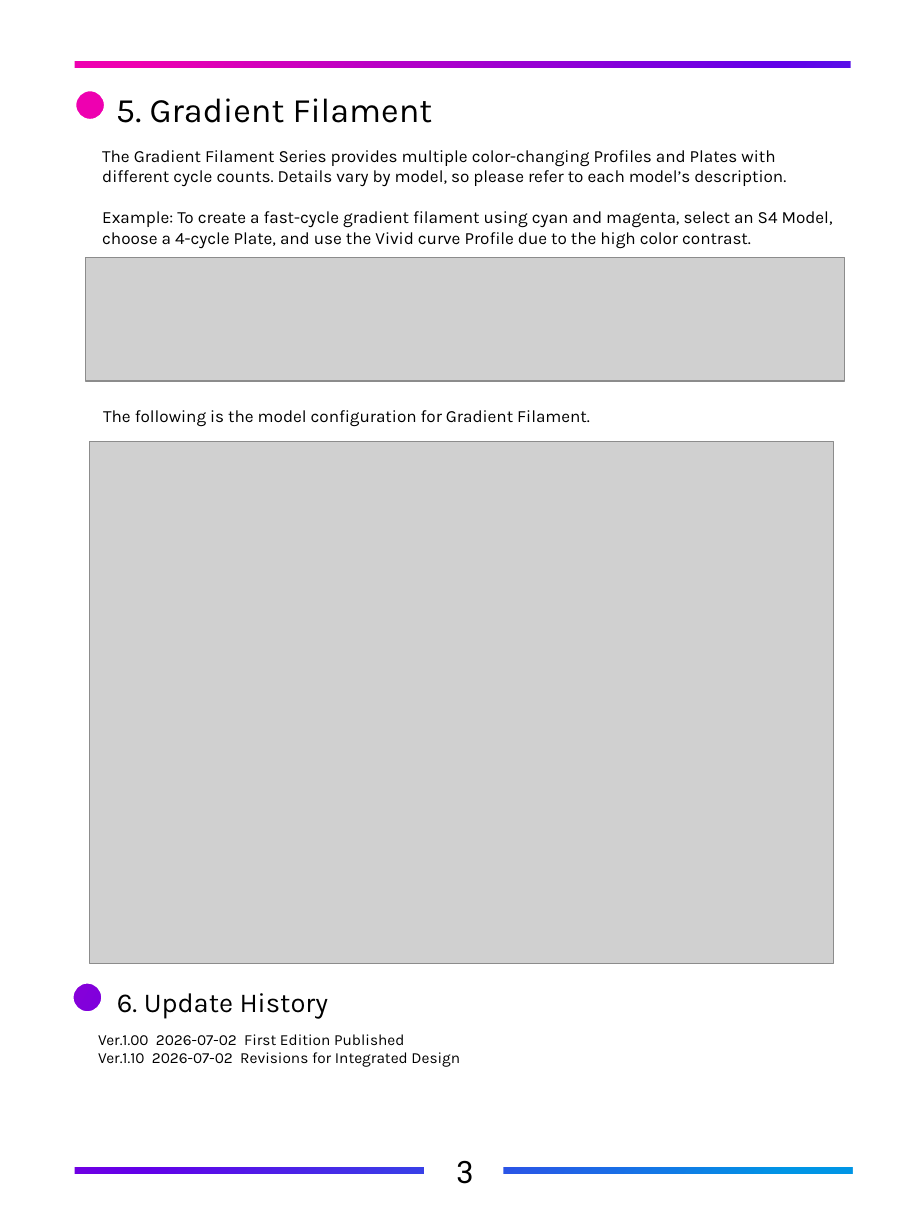
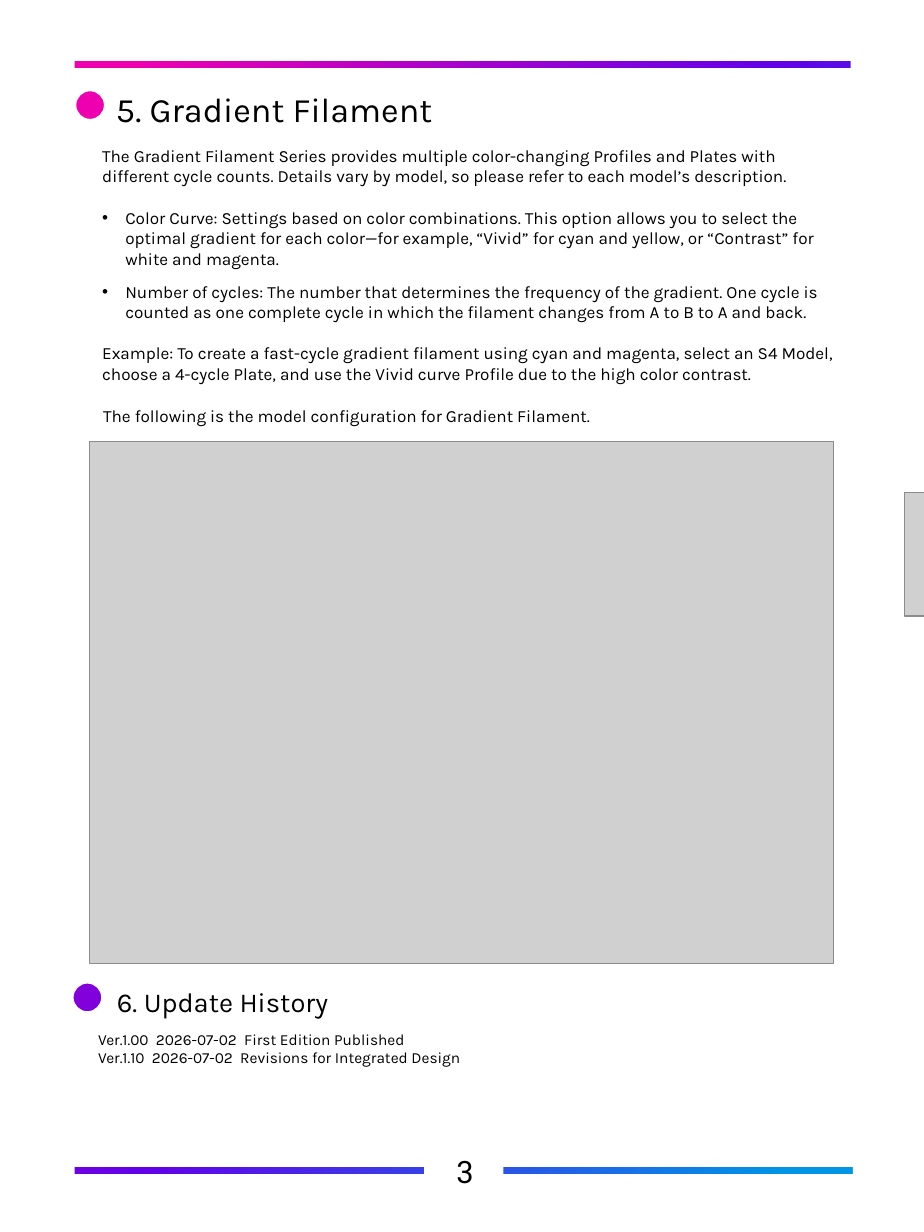
Before and after one commit to FlexChromaHQ/FlexChroma, a slide deck: slide 8 of Documents/Original/FlexChroma_Tour_Guide_EN.pptx (slide 7 before the commit). Drawn at 924x1232 pixels with LibreOffice and Linux fonts; fonts in the diff are those of the drawing; grey boxes stand for pictures. Boxes give left, top, right and bottom in pixels: in the first picture for what was removed or moved away, otherwise in the second. Text is boxed around its words. In the diff, an @@ line names an element or a change of style, - is before the commit and + after.

```diff
--- a/Documents/Original/FlexChroma_Tour_Guide_EN.pptx
+++ b/Documents/Original/FlexChroma_Tour_Guide_EN.pptx
@@ text at (x1=125, y1=212, x2=818, y2=323): paragraphs added @@
+• Color Curve: Settings based on color combinations. This option allows you to select the optimal gradient for each color—for example, “Vivid” for cyan and yellow, or “Contrast” for white and magenta.
+• Number of cycles: The number that determines the frequency of the gradient. One cycle is counted as one complete cycle in which the filament changes from A to B to A and back.
@@ picture resized from (x1=85, y1=257, x2=844, y2=382) to (x1=904, y1=492, x2=924, y2=616) @@
```
Also in this commit, not shown: 2 other slides changed, 1 slide added, 3 other files.
